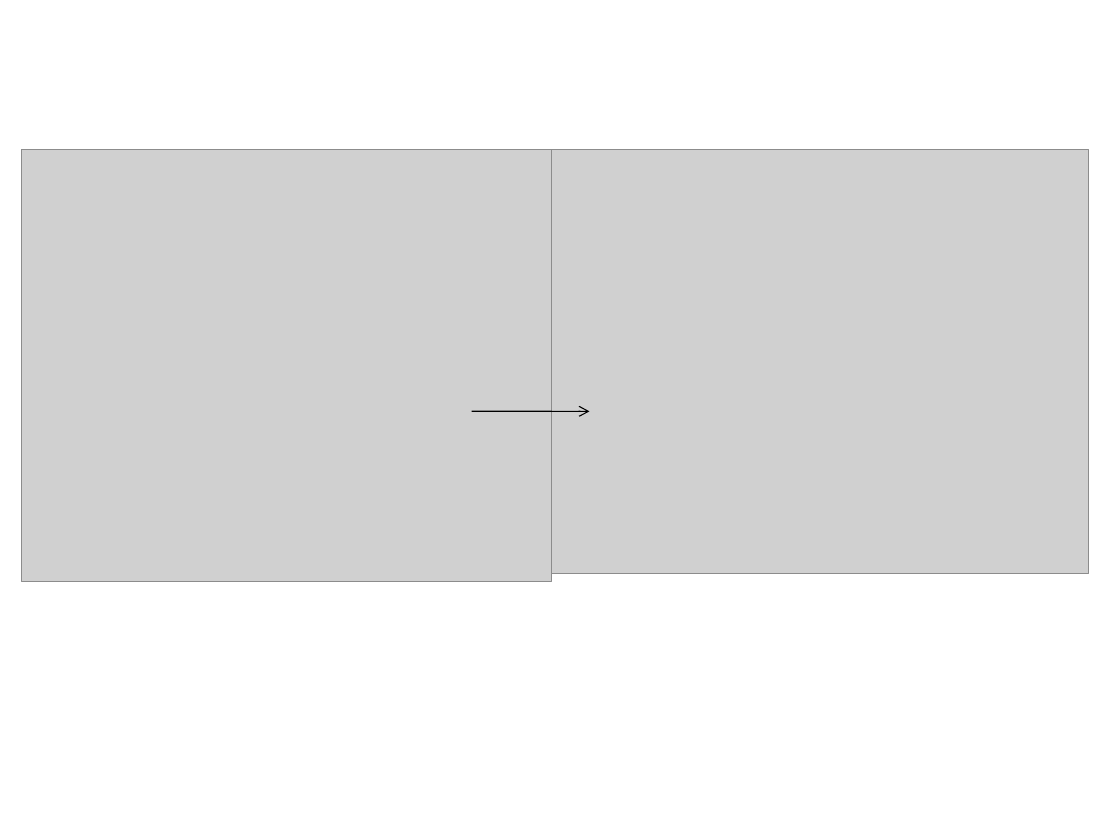
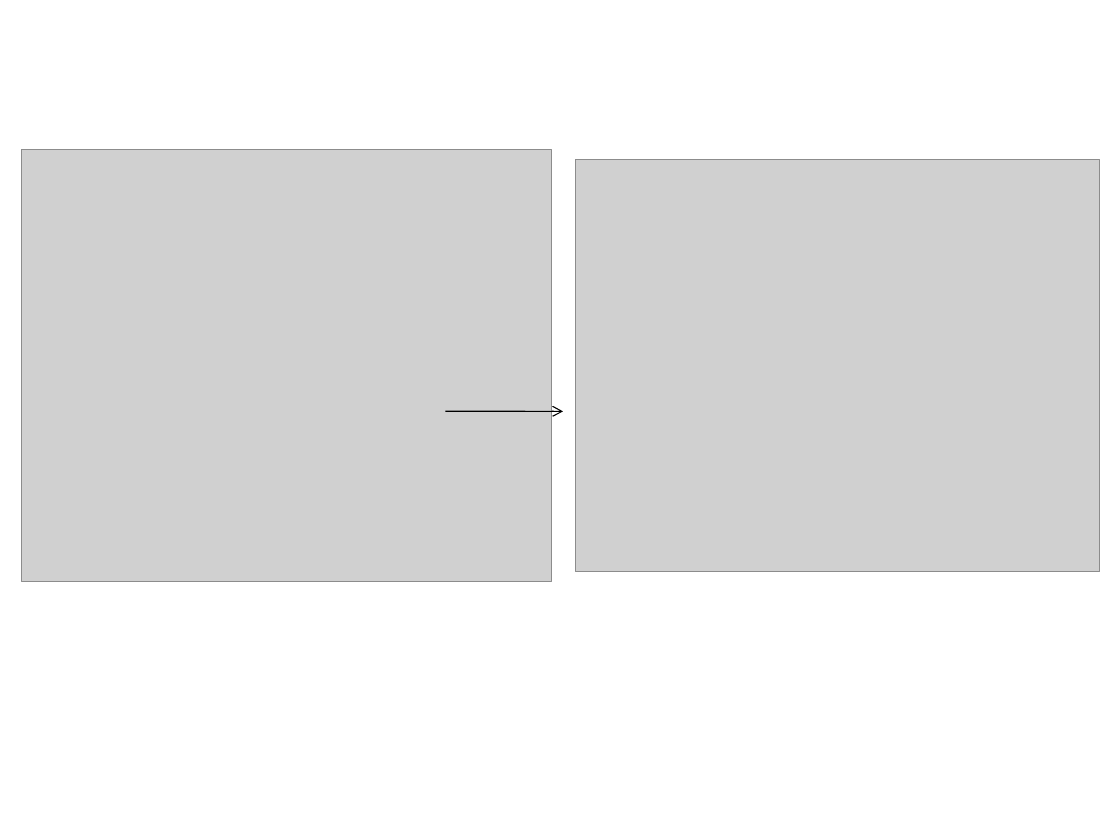
Before and after one commit to MartijnMuijsers/Algorithms, a slide deck: slide 12 of report/Final Presentation.ppt. Drawn at 1120x840 pixels with LibreOffice and Linux fonts; fonts in the diff are those of the drawing; grey boxes stand for pictures; background and template pictures are left out. Boxes give left, top, right and bottom in pixels: in the first picture for what was removed or moved away, otherwise in the second. Text is boxed around its words. In the diff, an @@ line names an element or a change of style, - is before the commit and + after.

Commit message:
Updated powerpoint

```diff
--- a/report/Final Presentation.ppt
+++ b/report/Final Presentation.ppt
@@ picture resized from (x1=551, y1=149, x2=1089, y2=573) to (x1=576, y1=159, x2=1100, y2=571) @@
@@ arrow moved from (472, 411) - (589, 411) to (446, 411) - (563, 411) @@
```
Also in this commit, not shown: 1 other slide changed.
